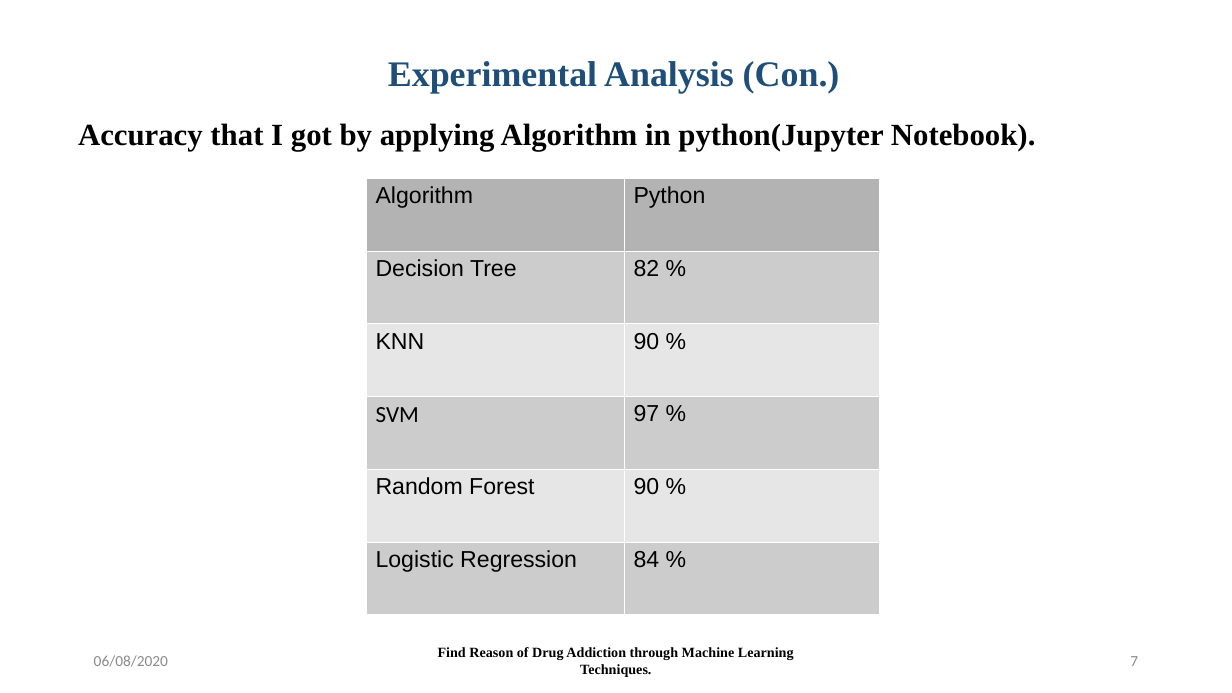
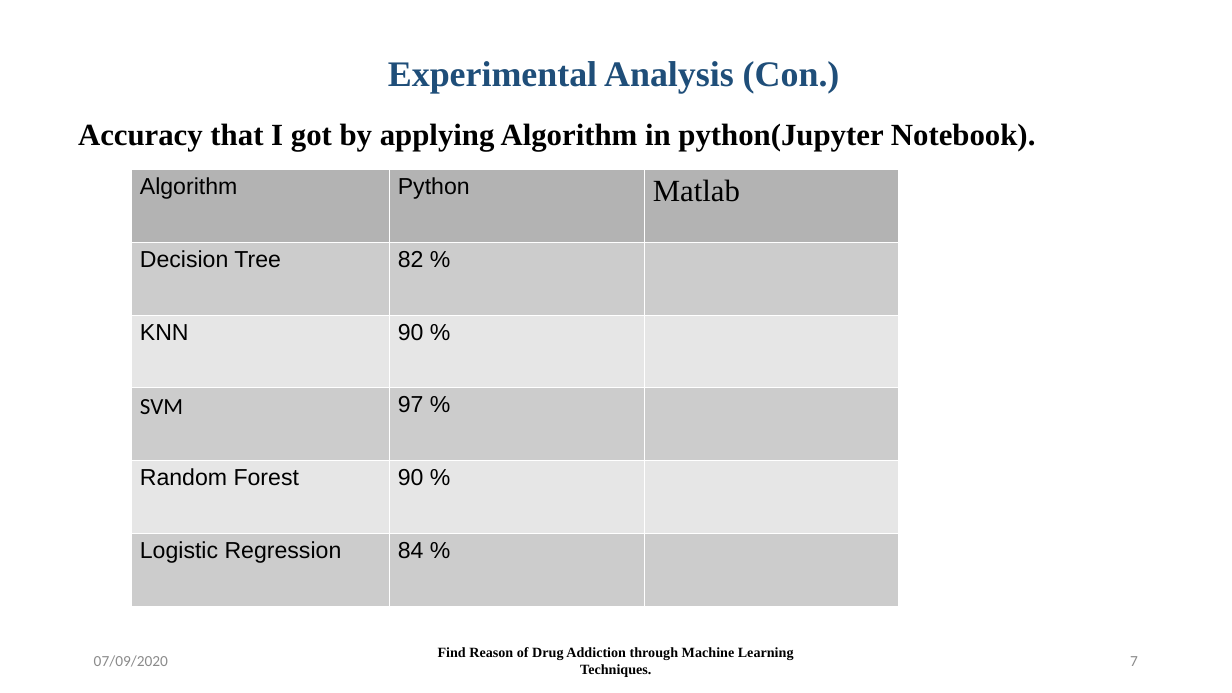
Before and after one commit to Md-Azad/Theses, a slide deck: slide 7 of Predefense.pptx. Drawn at 1232x693 pixels with LibreOffice and Linux fonts; fonts in the diff are those of the drawing. Boxes give left, top, right and bottom in pixels: in the first picture for what was removed or moved away, otherwise in the second. Text is boxed around its words. In the diff, an @@ line names an element or a change of style, - is before the commit and + after.

```diff
--- a/Predefense.pptx
+++ b/Predefense.pptx
@@ table at <box>131,169,899,605</box> @@
+column 3: Matlab |  |  |  |  | 
@@ table: place and size @@
-table at <box>367,178,880,615</box>
+table at <box>131,169,899,605</box>
@@ text at <box>94,655,168,667</box>: text changed @@
-06/08/2020
+07/09/2020
```
Also in this commit, not shown: 12 other slides changed, 11 slides added, 8 other files.
